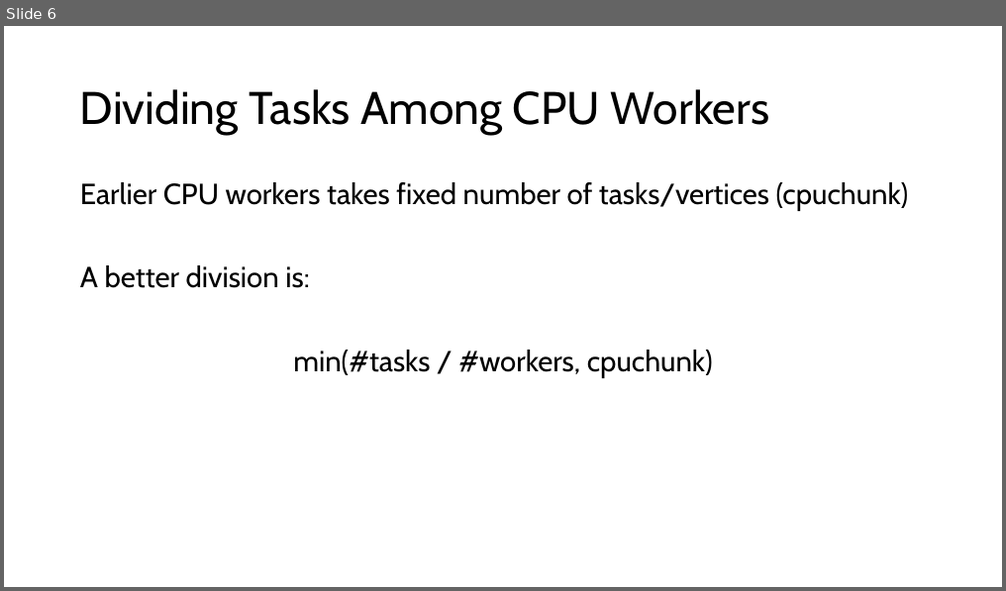
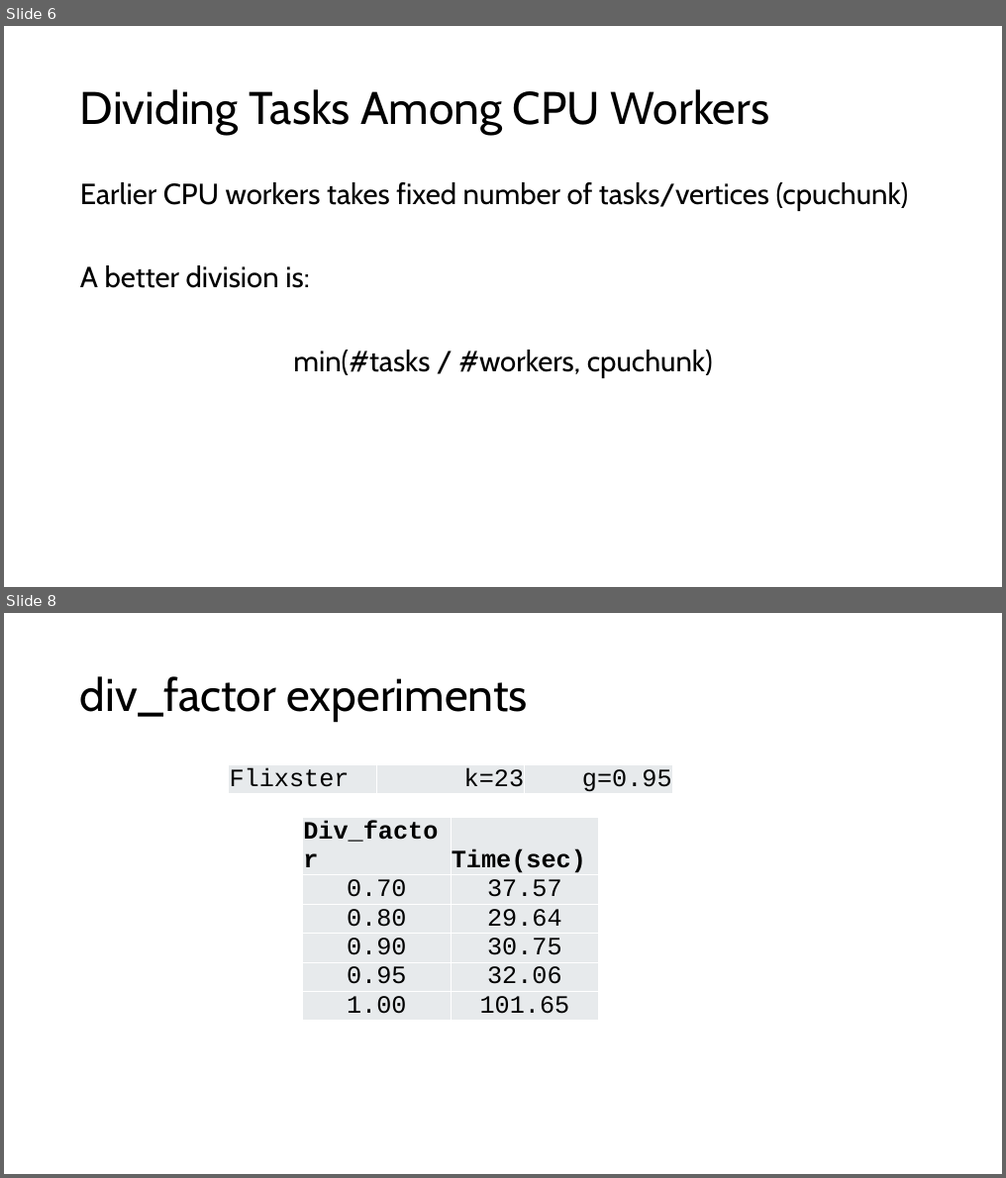
Before and after one commit to akhlaqueak/G-ThinkerCG, a slide deck: revision [Autosaved].pptx. Shown one above the other, each under a label of ours: slide 6 before the commit, slides 6 and 8 after it; the slides between them are not shown. The pictures are 1006x591 and 1006x1178 pixels, drawn with LibreOffice and Linux fonts; fonts in the diff are those of the drawing. Boxes give left, top, right and bottom in pixels: in the first picture for what was removed or moved away, otherwise in the second. Text is boxed around its words. In the diff, an @@ line names an element or a change of style, - is before the commit and + after.

```diff
--- a/revision [Autosaved].pptx
+++ b/revision [Autosaved].pptx
@@ slide 8 added at <box>4,613,1002,1174</box>, background #FFFFFF @@
@@ title added at <box>80,676,528,722</box>, 44 pt, text #000000 @@
+div_factor experiments
@@ table added at <box>229,765,673,796</box>, 1 rows, 3 columns @@
+Flixster | k=23 | g=0.95
@@ table added at <box>303,818,599,1018</box>, 6 rows, 2 columns @@
+Div_factor | Time(sec)
+0.70 | 37.57
+0.80 | 29.64
+0.90 | 30.75
+0.95 | 32.06
+1.00 | 101.65
```
Also in this commit, not shown: 1 other slide added, 1 slide removed, 12 other files.
